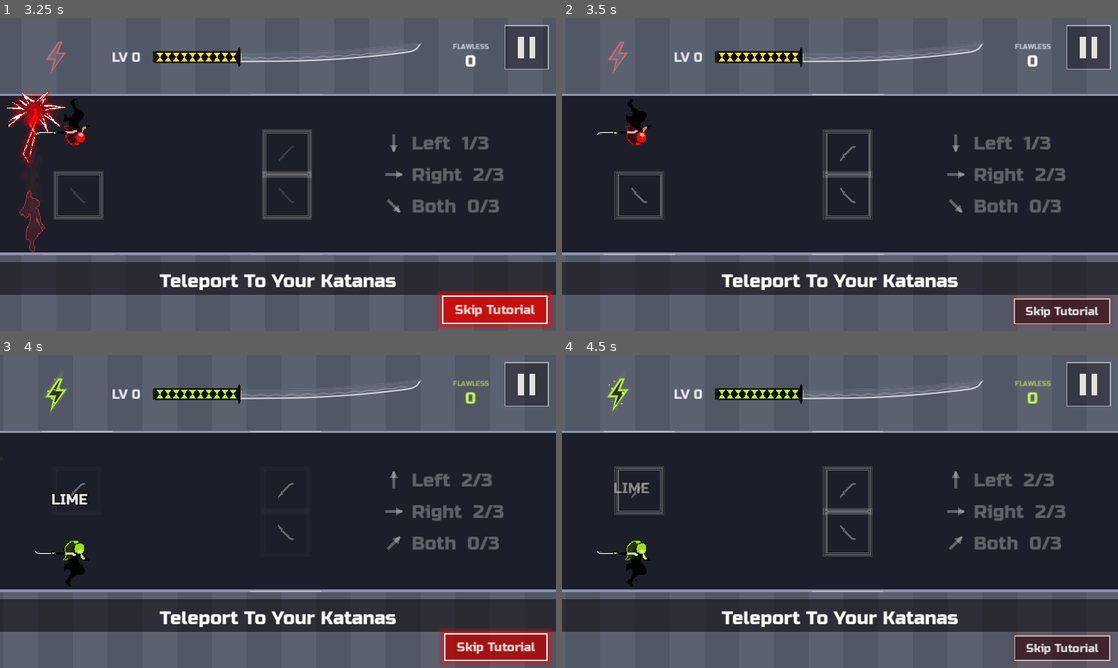
Above: before the commit, frames 1-4 (two rows, left to right).
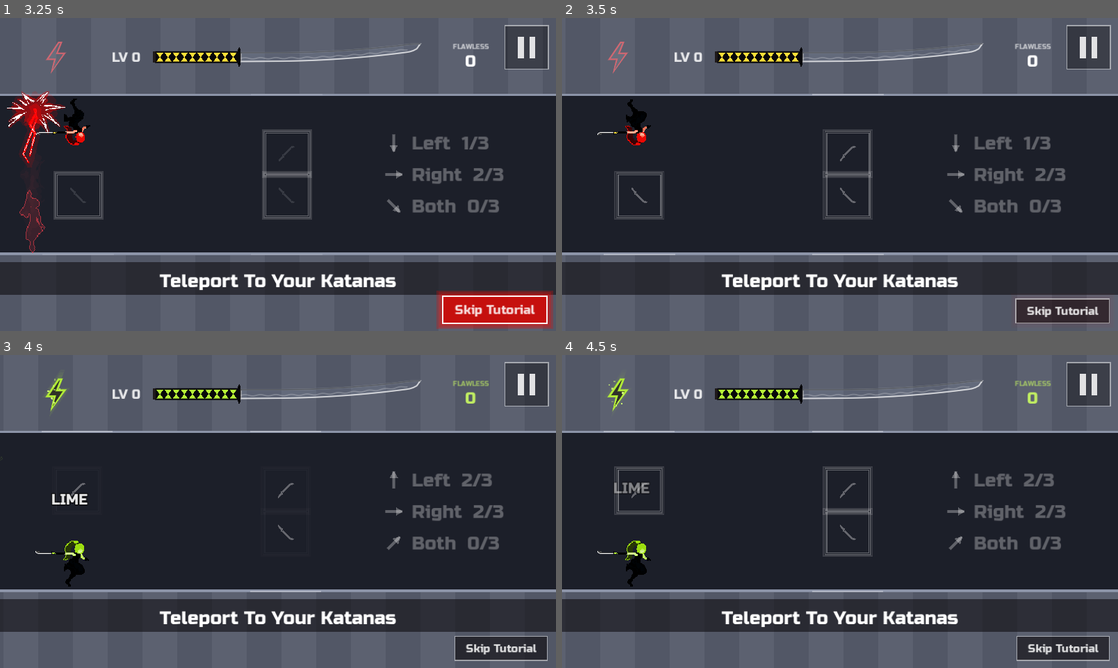
Above: after the commit, the same moments.

Repository: fredsbreads/game-off
Game: Godot game, scene res://scenes/main.tscn
Same seed, same stepped clock (60 frames per second), same inputs: the game is played once before the commit and once after it. Sound files missing from this copy of the repository are replaced by a short silence.
Inputs (mouse positions are in pixels of both pictures, inside the frame that each line leads up to):
- Up to frame 1 (3.25 s): tap Enter at 0.5, 2.1 s; move the mouse to (400, 158) at 0.52 s; hold Right 0.53-1.28 s; hold J (tp_vertical) 0.53-1.28 s; click (400, 158) at 0.67 s; tap Space at 0.77, 1.52, 3.02 s; move the mouse to (166, 190) at 1.27 s; hold Down 1.28-2.03 s; tap Shift at 1.35 s; move the mouse to (333, 105) at 2.02 s; hold Right 2.03-2.78 s; move the mouse to (250, 237) at 2.77 s; hold K (tp_forward) from 2.78 s (still down); tap Keypad Enter at 2.85 s; click (250, 237) at 2.92 s
- Up to frame 2 (3.5 s): keep holding K (tp_forward)
- Up to frame 3 (4 s): move the mouse to (444, 558) at 3.52 s; release K (tp_forward) at 3.53 s; hold Left from 3.53 s (still down); tap C at 3.6 s; tap Space at 3.77 s
- Up to frame 4 (4.5 s): keep holding Left; move the mouse to (673, 464) at 4.27 s; tap M at 4.35 s

Frame 1 is identical in both runs. In frame 2, 0.4% of the frame differs, in the area x 81-99%, y 89-98%; in frame 3, 2.4%, in the area x 79-100%, y 87-100%; in frame 4, 0.4%.

Commit message:
Skip Tutorial bounces three times at the start

Diff:
--- a/scripts/main.gd
+++ b/scripts/main.gd
@@ -533,7 +533,7 @@
 ## the move. The move can be made at any
 ## point.
 const KUNAI_BEAT_TIME := 3.0
-const SKIP_PULSE_TIME := 4.0 * TAU / Hud.SKIP_PULSE_RATE   # four bounces
+const SKIP_PULSE_TIME := 3.0 * TAU / Hud.SKIP_PULSE_RATE   # three bounces
 
 var _kunai_beat := 0   # which of the first stop's words are up (1, 2, 3; 0: none): its lit boxes follow the katanas
 
